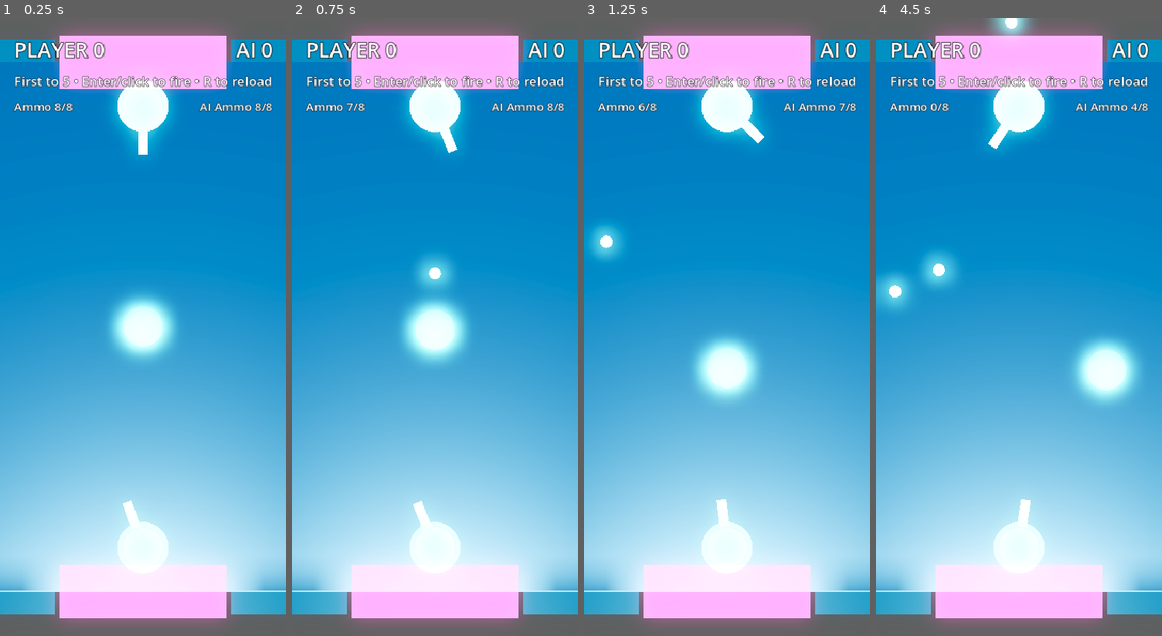
Above: before the commit, frames 1-4 (left to right).
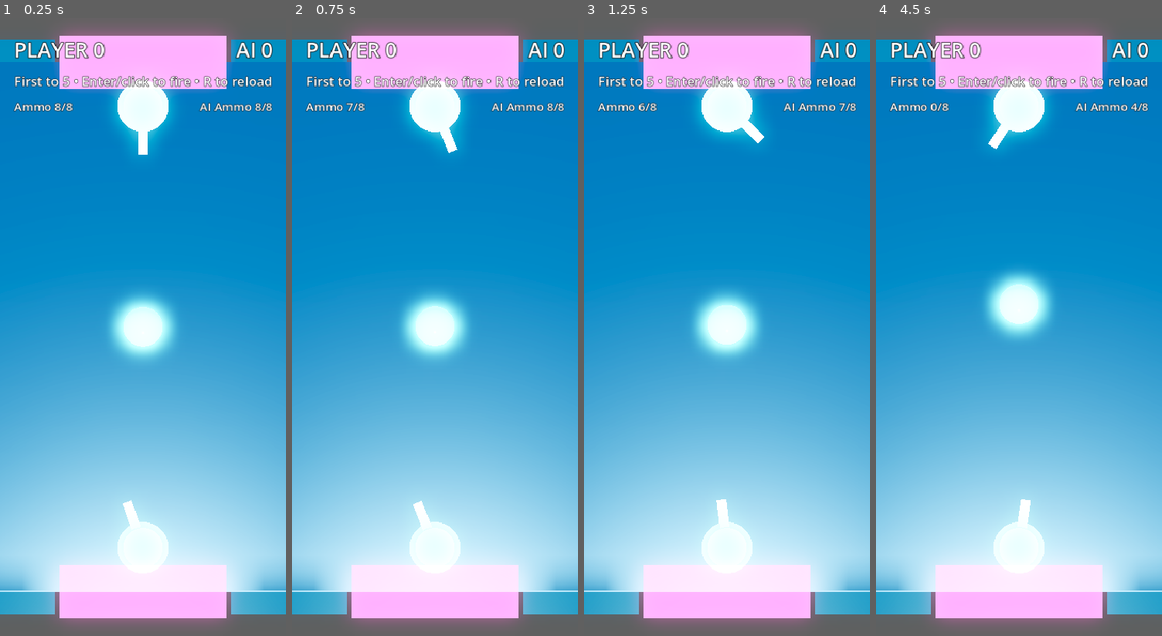
Above: after the commit, the same moments.

Repository: mchambers-mojang/sweet-vinegar-games
Game: Godot game, scene res://carom/scenes/carom_arena.tscn
Two runs of this game, one before a commit and one after it. Both use one fixed random seed, a clock stepped at 60 frames per second and the inputs below. This scene is started directly instead of the project's main scene.
Inputs (mouse positions are in pixels of both pictures, inside the frame that each line leads up to):
- Up to frame 1 (0.25 s): no input
- Up to frame 2 (0.75 s): tap Enter (ui_accept) at 0.5 s; move the mouse to (497, 296) at 0.52 s; hold Right (ui_right) from 0.53 s (still down); hold Shift from 0.53 s (still down); click (497, 296) at 0.67 s
- Up to frame 3 (1.25 s): keep holding Right (ui_right); keep holding Shift; tap Enter (ui_accept) at 0.77 s
- Up to frame 4 (4.5 s): release Right (ui_right) at 1.25 s; release Shift at 1.25 s; tap Enter (ui_accept) at 1.25, 2, 2.75, 3.5, 3.77, 4.25 s; drag from (961, 357) to (1004, 450) at 1.27 s; move the mouse to (1047, 191) at 2.02 s; hold Right (ui_right) 2.03-2.75 s; tap Ctrl at 2.1 s; drag from (1004, 450) to (933, 234) at 2.77 s; move the mouse to (1104, 419) at 3.52 s; hold Left (ui_left) 3.53-4.25 s; tap R at 3.6 s; drag from (933, 234) to (976, 172) at 4.27 s

Frame 1 is identical in both runs. In frame 2, 1.2% of the frame differs, in the area x 41-58%, y 38-56%; in frame 3, 3.9%; in frame 4, 5.6%, in the area x 0-93%, y 0-63%.

Commit message:
fix: Puck bounces off walls, projectiles persist until goal
- Added PhysicsMaterial to puck (bounce=0.85, friction=0.1) so it
  ricochets off walls instead of stopping dead
- Removed projectile lifetime timer — bullets stay on field
  indefinitely like the physical Crossfire game
- Projectiles only despawn when entering a goal Area3D
- Goal zones now detect and remove projectiles that enter them

Co-authored-by: Copilot <223556219+Copilot@users.noreply.github.com>

Diff:
--- a/carom/scenes/carom_puck.tscn
+++ b/carom/scenes/carom_puck.tscn
@@ -21,9 +21,14 @@
 emission_energy_multiplier = 1.8
 roughness = 0.08
 
+[sub_resource type="PhysicsMaterial" id="5"]
+friction = 0.1
+bounce = 0.85
+
 [node name="CaromPuck" type="RigidBody3D"]
 script = ExtResource("1")
 mass = 1.4
+physics_material_override = SubResource("5")
 linear_damp = 0.35
 angular_damp = 0.12
 continuous_cd = true
--- a/carom/scripts/carom_arena.gd
+++ b/carom/scripts/carom_arena.gd
@@ -41,6 +41,9 @@
 
 
 func _on_south_goal_body_entered(body: Node) -> void:
+	if body is CaromProjectile:
+		(body as CaromProjectile).enter_goal()
+		return
 	if _goal_locked or not body is CaromPuck:
 		return
 	_goal_locked = true
@@ -48,6 +51,9 @@
 
 
 func _on_north_goal_body_entered(body: Node) -> void:
+	if body is CaromProjectile:
+		(body as CaromProjectile).enter_goal()
+		return
 	if _goal_locked or not body is CaromPuck:
 		return
 	_goal_locked = true
--- a/carom/scripts/carom_projectile.gd
+++ b/carom/scripts/carom_projectile.gd
@@ -1,15 +1,14 @@
 class_name CaromProjectile
 extends CharacterBody3D
 
-## Straight-line projectile that imparts force to the puck and self-destructs on impact.
+## Straight-line projectile that imparts force to the puck and bounces off walls.
+## Only leaves play when entering a goal area.
 
 @export var speed: float = 18.0
-@export var max_lifetime: float = 2.0
 @export var puck_impulse: float = 4.0
 
 var direction: Vector3 = Vector3.FORWARD
 var owner_side: StringName = StringName()
-var _elapsed: float = 0.0
 
 
 func _ready() -> void:
@@ -26,11 +25,6 @@
 
 
 func _physics_process(delta: float) -> void:
-	_elapsed += delta
-	if _elapsed >= max_lifetime:
-		queue_free()
-		return
-
 	var collision: KinematicCollision3D = move_and_collide(direction * speed * delta)
 	if collision:
 		_handle_collision(collision)
@@ -45,3 +39,8 @@
 	# Bounce off everything (walls, puck, other projectiles)
 	var normal := collision.get_normal()
 	direction = direction.bounce(normal).normalized()
+
+
+## Called by goal Area3D when this projectile enters — removes from play.
+func enter_goal() -> void:
+	queue_free()
Not shown: 1 places in carom/scenes/carom_puck.tscn that only renumber resources
